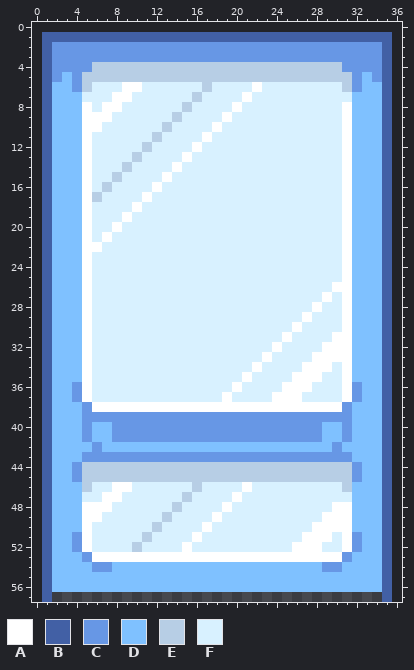
Edited in one commit: pixel-art sprite (upper_district_main_part21.png). The picture above is the old version.
The file is 35x57 pixels. The old version is drawn lined up with the new one, on the new canvas.
Palette (. is transparent): A #ffffff  B #4260a5  C #6797e5  D #7fc1ff  E #b7cee5  F #d8f1ff
New version:
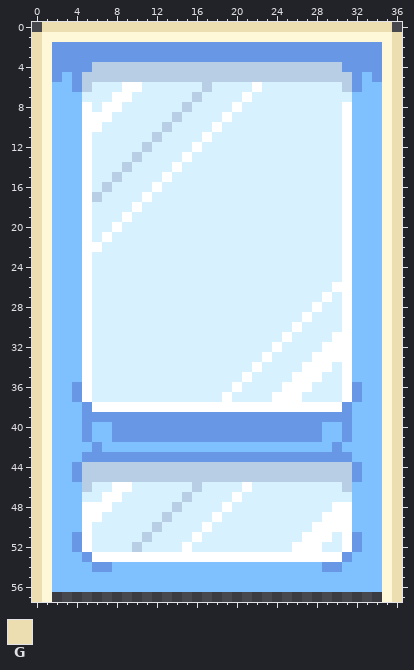
Colours new in this view: G #eddeb1
Diff:
canvas 35x57 -> 37x58, the old top-left corner now at 1,1
Colour B changes from #4260a5 to #fff8d8.
Colour G is added in row 0 at x 1 to 35; in rows 1 to 57 at x 0 and 36.
